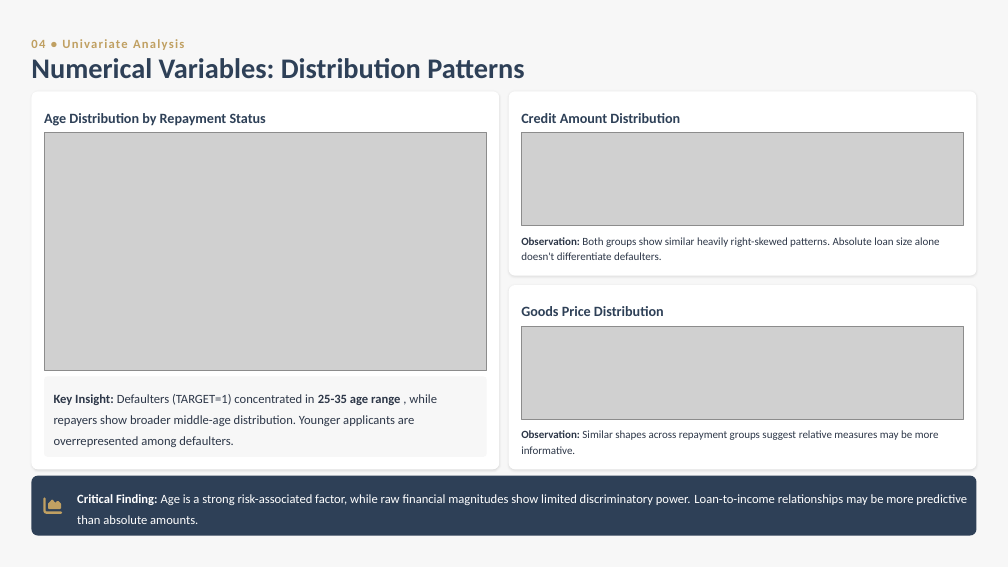
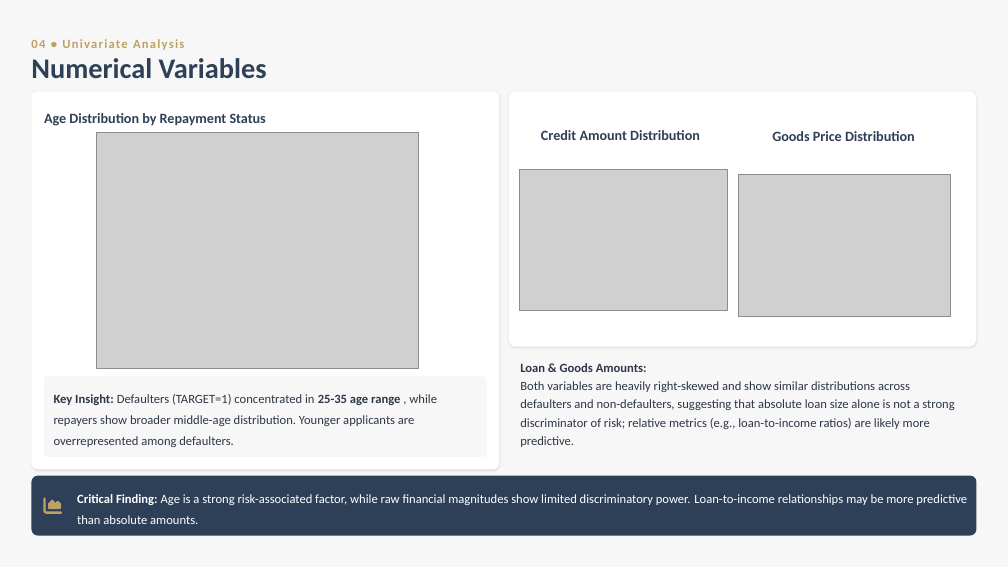
Before and after one commit to skyexry/Data-Bootcamp-Credit-Risk-EDA, a slide deck: slide 4 of Credit Risk Exploratory Data Analysis.pptx (slide 7 before the commit). Drawn at 1008x567 pixels with LibreOffice and Linux fonts; fonts in the diff are those of the drawing; grey boxes stand for pictures. Boxes give left, top, right and bottom in pixels: in the first picture for what was removed or moved away, otherwise in the second. Text is boxed around its words. In the diff, an @@ line names an element or a change of style, - is before the commit and + after.

Commit message:
Update Slides

```diff
--- a/Credit Risk Exploratory Data Analysis.pptx
+++ b/Credit Risk Exploratory Data Analysis.pptx
@@ text at (x1=31, y1=58, x2=267, y2=78): text changed @@
-Numerical Variables: Distribution Patterns
+Numerical Variables
@@ freeform shape resized from (x1=509, y1=91, x2=977, y2=276) to (x1=509, y1=91, x2=977, y2=347) @@
@@ picture resized from (x1=44, y1=132, x2=486, y2=371) to (x1=96, y1=132, x2=418, y2=368) @@
@@ picture removed at (x1=522, y1=132, x2=964, y2=225) @@
@@ text "Credit Amount Distribution" moved from (x1=521, y1=113, x2=680, y2=123) to (x1=541, y1=130, x2=700, y2=140) @@
@@ text "Goods Price Distribution" moved from (x1=521, y1=306, x2=664, y2=316) to (x1=772, y1=131, x2=915, y2=141) @@
@@ picture added at (x1=520, y1=169, x2=728, y2=311) @@
@@ picture added at (x1=739, y1=175, x2=951, y2=316) @@
@@ text removed at (x1=521, y1=237, x2=940, y2=260) @@
-Observation: Both groups show similar heavily right-skewed patterns. Absolute loan size alone doesn't differentiate defaulters.
@@ freeform shape removed at (x1=509, y1=285, x2=977, y2=470) @@
@@ picture removed at (x1=522, y1=326, x2=964, y2=419) @@
@@ text added at (x1=520, y1=363, x2=954, y2=447), 12 pt, text #2D3748 @@
+Loan & Goods Amounts:
+Both variables are heavily right-skewed and show similar distributions across defaulters and non-defaulters, suggesting that absolute loan size alone is not a strong discriminator of risk; relative metrics (e.g., loan-to-income ratios) are likely more predictive.
@@ text removed at (x1=521, y1=430, x2=939, y2=454) @@
-Observation: Similar shapes across repayment groups suggest relative measures may be more informative.
```
Also in this commit, not shown: 5 other slides changed, 2 slides added, 4 slides removed.
